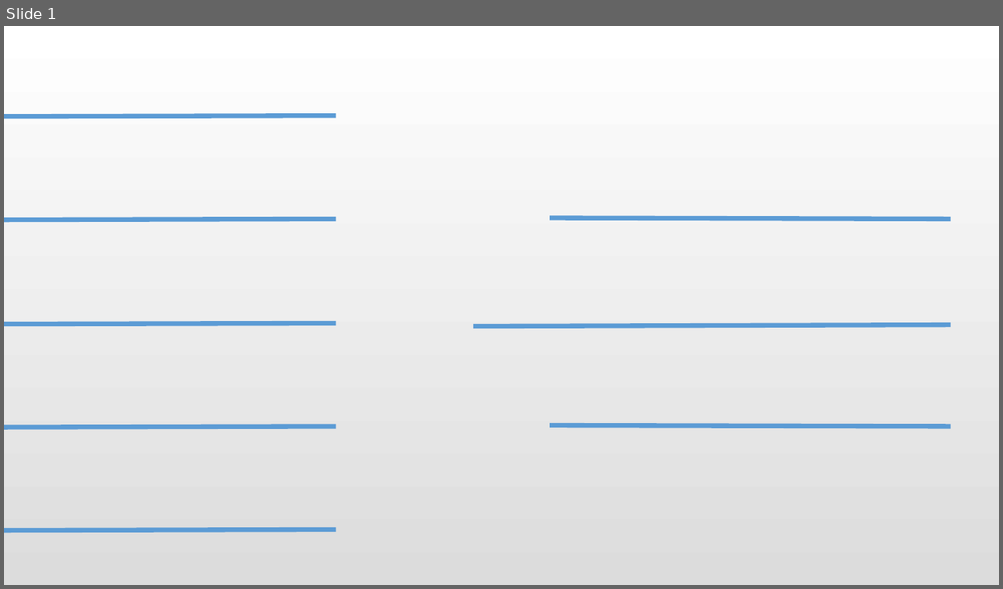
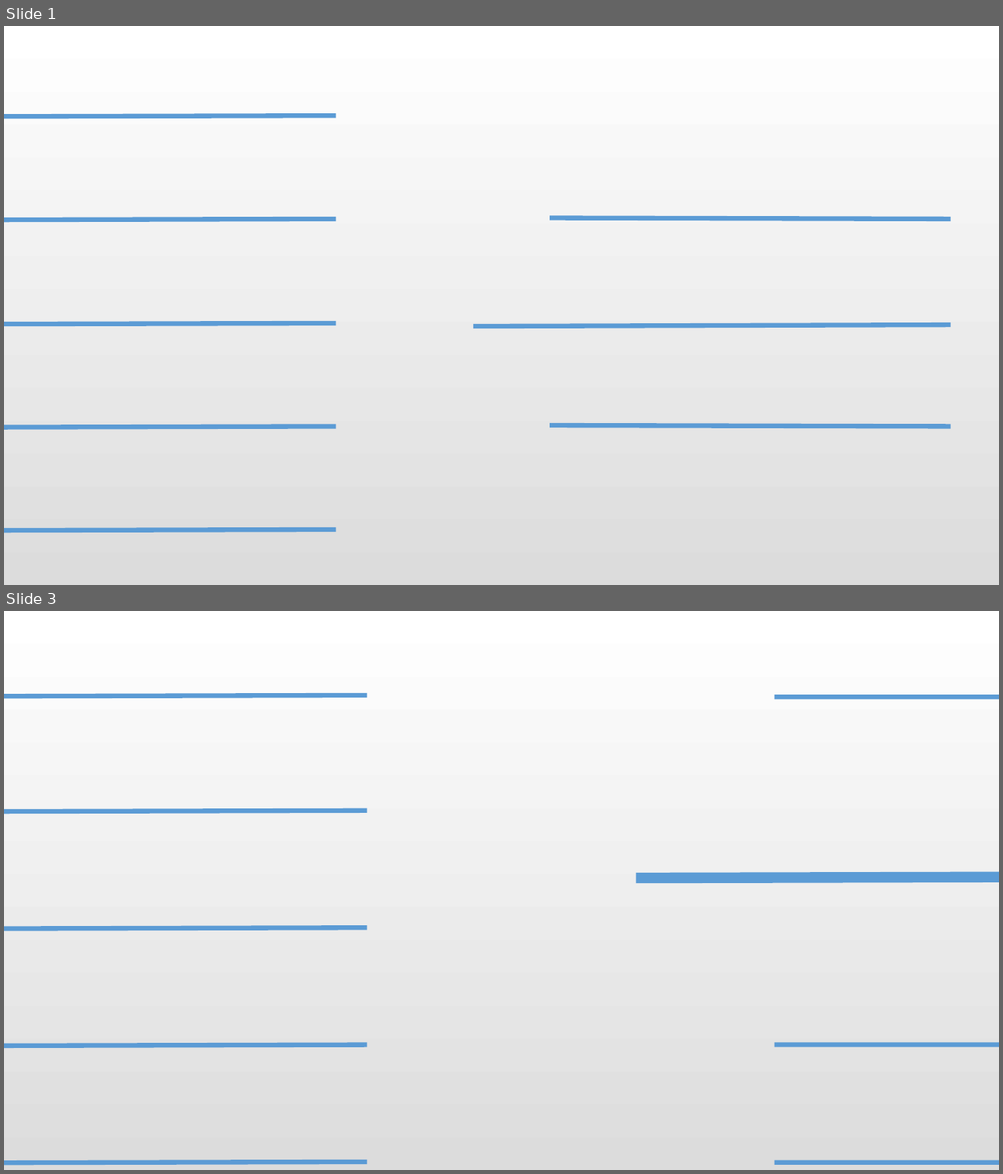
Before and after one commit to Leon-E-Zion/Leon_TestData, a slide deck: Leon-Office/桌面背景.pptx. Shown one above the other, each under a label of ours: slide 1 before the commit, slides 1 and 3 after it; the slides between them are not shown. The pictures are 1003x589 and 1003x1174 pixels, drawn with LibreOffice and Linux fonts; fonts in the diff are those of the drawing; background and template pictures are left out. Boxes give left, top, right and bottom in pixels: in the first picture for what was removed or moved away, otherwise in the second. Text is boxed around its words. In the diff, an @@ line names an element or a change of style, - is before the commit and + after.

```diff
--- a/Leon-Office/桌面背景.pptx
+++ b/Leon-Office/桌面背景.pptx
@@ slide 3 added at (4, 611, 999, 1170), background picture (left out) @@
@@ line added from (4, 697) to (367, 695), #5B9BD5 4.5 pt @@
@@ line added from (774, 697) to (999, 697), #5B9BD5 4.5 pt @@
@@ line added from (4, 812) to (367, 811), #5B9BD5 4.5 pt @@
@@ line added from (636, 878) to (999, 877), #5B9BD5 10.25 pt @@
@@ line added from (4, 930) to (367, 928), #5B9BD5 4.5 pt @@
@@ line added from (4, 1047) to (367, 1045), #5B9BD5 4.5 pt @@
@@ line added from (774, 1045) to (999, 1045), #5B9BD5 4.5 pt @@
@@ line added from (4, 1164) to (367, 1162), #5B9BD5 4.5 pt @@
@@ line added from (774, 1163) to (999, 1163), #5B9BD5 4.5 pt @@
```
Also in this commit, not shown: 1 other slide added, 14 other files.
